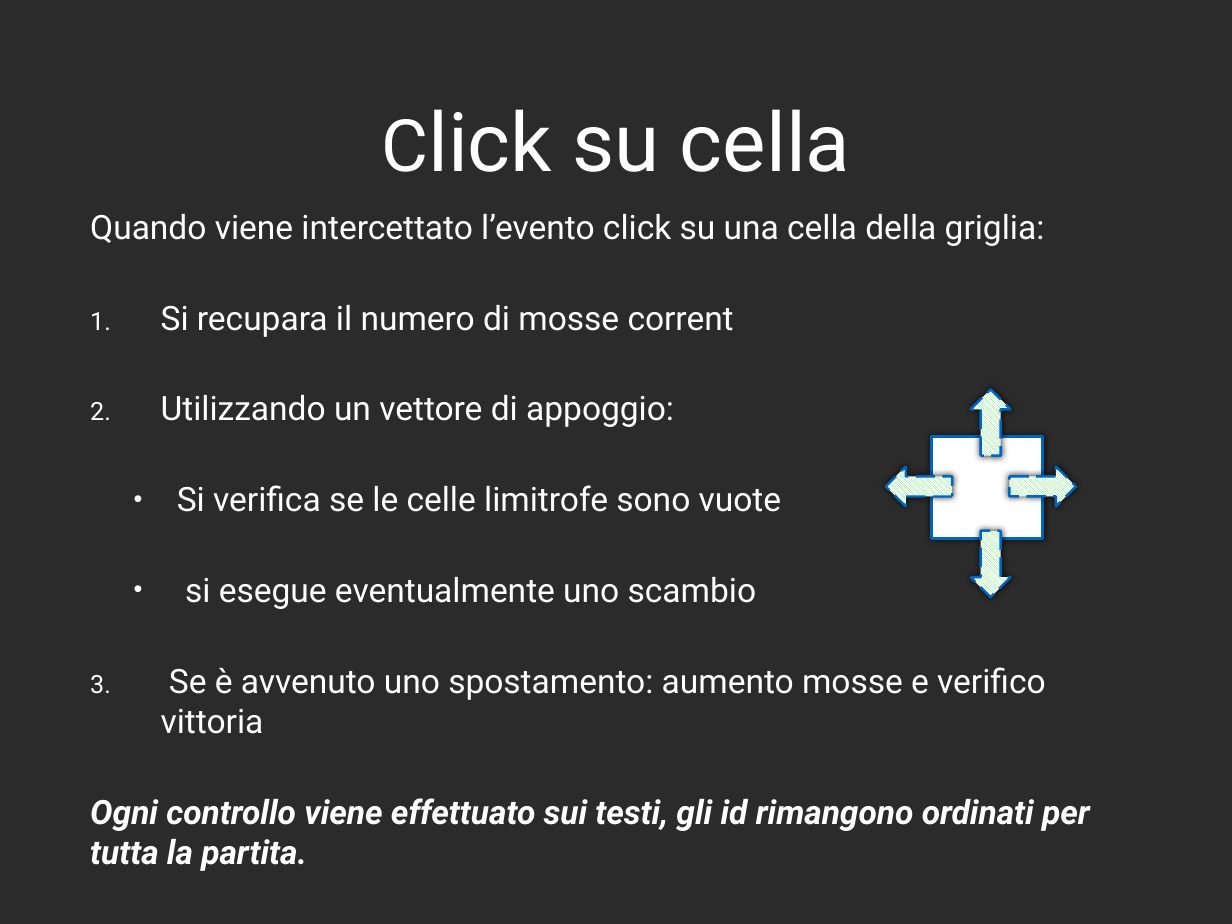
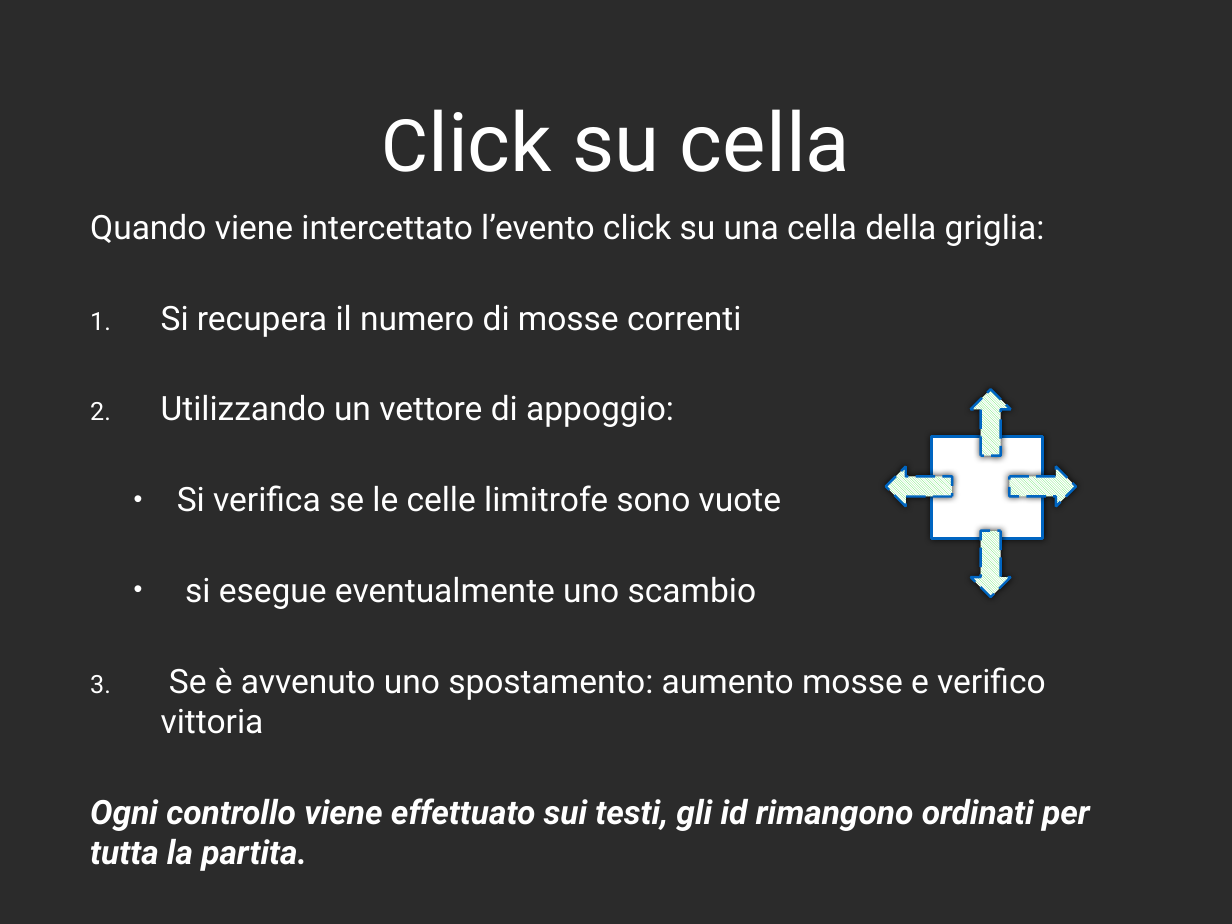
Before and after one commit to danielegenta/ProjectTPSI, a slide deck: slide 8 of Presentazione_Gioco15.pptx. Drawn at 1232x924 pixels with LibreOffice and Linux fonts; fonts in the diff are those of the drawing; background and template pictures are left out; a plain dark background stands for a picture behind light text. Boxes give left, top, right and bottom in pixels: in the first picture for what was removed or moved away, otherwise in the second. Text is boxed around its words. In the diff, an @@ line names an element or a change of style, - is before the commit and + after.

```diff
--- a/Presentazione_Gioco15.pptx
+++ b/Presentazione_Gioco15.pptx
@@ text at <box>161,305,741,337</box>: text changed @@
-1. Si recupara il numero di mosse corrent
+1. Si recupera il numero di mosse correnti
```
Also in this commit, not shown: 3 other slides changed, 2 other files.
